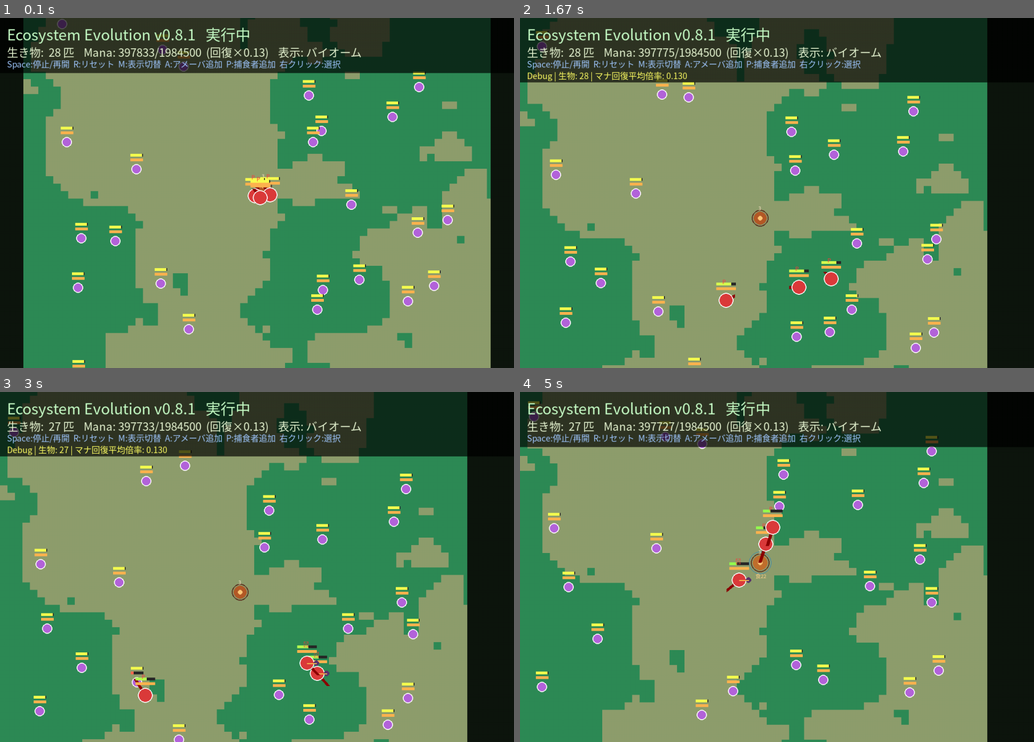
Above: before the commit, frames 1-4 (two rows, left to right).
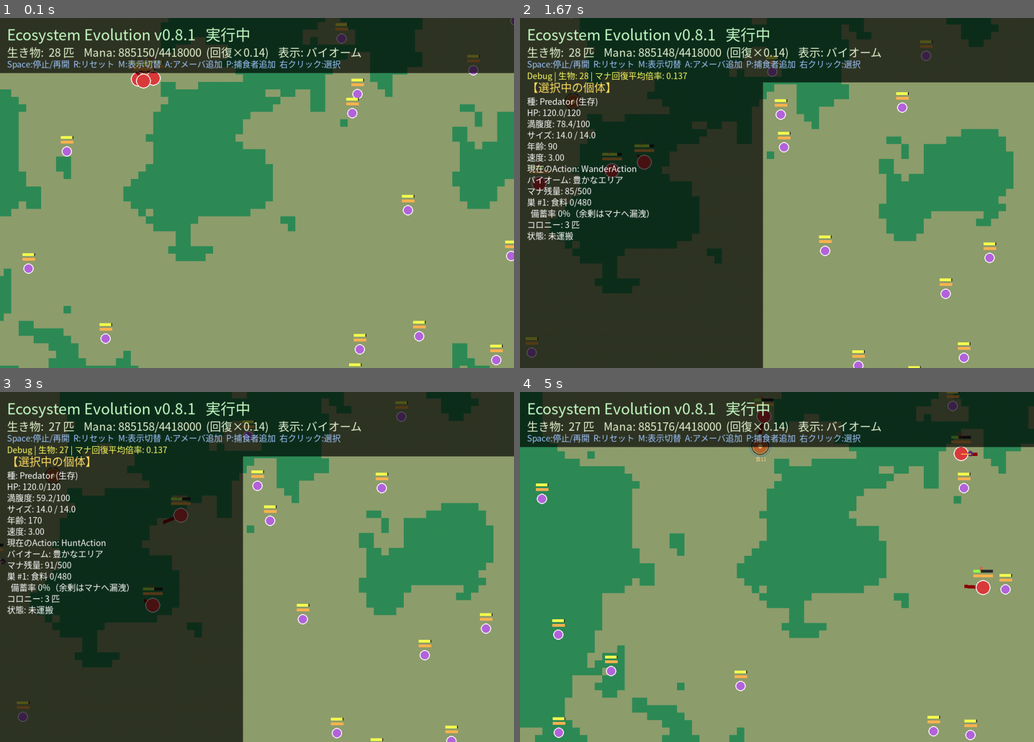
Above: after the commit, the same moments.

Repository: illuaStudio/ecosystem_evo
Game: pygame game, started from src/main.py
Same seed, same stepped clock (60 frames per second), same inputs: the game is played once before the commit and once after it.
Inputs (mouse positions are in pixels of both pictures, inside the frame that each line leads up to):
- Up to frame 1 (0.1 s): no input
- Up to frame 2 (1.67 s): press the mouse at (941, 182) at 0.37 s; move the mouse to (859, 200) at 0.47 s; release the mouse at (777, 214) at 0.6 s; tap Enter at 0.67 s; hold D 1-1.47 s; move the mouse to (854, 70) at 1.03 s; tap Space at 1.07, 1.37 s; right-click (591, 182) at 1.55 s
- Up to frame 3 (3 s): press the mouse at (71, 556) at 2.93 s
- Up to frame 4 (5 s): move the mouse to (777, 549) at 3.03 s; release the mouse at (962, 539) at 3.17 s; hold A 3.23-3.63 s; move the mouse to (874, 465) at 3.27 s; tap Space at 3.3, 3.6, 4.4, 4.7 s; press the mouse at (591, 556) at 3.7 s; move the mouse to (607, 553) at 3.8 s; release the mouse at (627, 546) at 3.93 s; right-click (730, 455) at 4.05 s; hold D 4.33-4.97 s; move the mouse to (663, 602) at 4.37 s

The runs differ from the first frame. In frame 1, 60% of the frame differs, in the area x 0-100%, y 0-100%; in frame 2, 79%; in frame 3, 78%; in frame 4, 43%.

Commit message:
ウィンドウ最大化対応

Diff:
--- a/config/worlds/world.json
+++ b/config/worlds/world.json
@@ -1,8 +1,8 @@
 {
   "name": "Grassland",
   "display_name": "草原の生態系",
-  "world_width": 1000,
-  "world_height": 1000,
+  "world_width": 1500,
+  "world_height": 1500,
   "background_color": [34, 60, 25],
 
   "mana": {
--- a/src/core/camera.py
+++ b/src/core/camera.py
@@ -23,6 +23,18 @@
         self.world = world
         self.center()
 
+    def _clamp_axis(self, pos: float, world_size: int, screen_size: int) -> float:
+        """ワールドが画面より小さいときも余白内でパンできるようクランプする。"""
+        low = min(0, world_size - screen_size)
+        high = max(0, world_size - screen_size)
+        return max(low, min(high, pos))
+
+    def _clamp_position(self) -> None:
+        if not self.world:
+            return
+        self.x = self._clamp_axis(self.x, self.world.width, self.screen_w)
+        self.y = self._clamp_axis(self.y, self.world.height, self.screen_h)
+
     def handle_event(self, event):
         if event.type == pygame.MOUSEBUTTONDOWN and event.button == 1:
             self.dragging = True
@@ -35,14 +47,17 @@
             self.x -= dx
             self.y -= dy
             self.last_pos = event.pos
-
-            # 境界制限
-            if self.world:
-                self.x = max(0, min(self.world.width - self.screen_w, self.x))
-                self.y = max(0, min(self.world.height - self.screen_h, self.y))
+            self._clamp_position()
 
     def center(self):
-        """画面を中央に配置"""
+        """ワールドを画面中央に配置（ワールドが画面より小さくても中央になる）。"""
         if self.world:
-            self.x = (self.world.width - self.screen_w) // 2
-            self.y = (self.world.height - self.screen_h) // 2
+            self.x = (self.world.width - self.screen_w) / 2
+            self.y = (self.world.height - self.screen_h) / 2
+            self._clamp_position()
+
+    def set_screen_size(self, width: int, height: int) -> None:
+        """表示領域の変更後にカメラ境界を再計算する。"""
+        self.screen_w = width
+        self.screen_h = height
+        self._clamp_position()
--- a/src/core/engine.py
+++ b/src/core/engine.py
@@ -13,11 +13,12 @@
     """メインエンジン"""
 
     def __init__(self):
-        # 画面サイズ（config.gameから取得）
-        self.screen = pygame.display.set_mode((
-            config.game["camera_width"],
-            config.game["camera_height"]
-        ))
+        # 画面サイズ（config.gameから取得）。RESIZABLE で最大化・端ドラッグを有効化
+        self._window_flags = pygame.RESIZABLE
+        self.screen = pygame.display.set_mode(
+            (config.game["camera_width"], config.game["camera_height"]),
+            self._window_flags,
+        )
         pygame.display.set_caption(
             f"{config.game['game_title']} v{config.game['version']}"
         )
@@ -46,6 +47,15 @@
         self.input_handler = InputHandler(self)
 
         self.reset_simulation()
+
+    def resize_display(self, width: int, height: int) -> None:
+        """ウィンドウリサイズ・最大化時に描画面とカメラを更新する。"""
+        width = max(320, int(width))
+        height = max(240, int(height))
+        self.screen = pygame.display.set_mode((width, height), self._window_flags)
+        self.renderer.screen = self.screen
+        self.renderer._ui_panel = None
+        self.camera.set_screen_size(width, height)
 
     def reset_simulation(self, world_name: str = "Grassland"):
         """シミュレーション初期化"""
--- a/src/core/input_handler.py
+++ b/src/core/input_handler.py
@@ -23,6 +23,9 @@
 
         if event.type == pygame.QUIT:
             return False
+
+        if event.type == pygame.VIDEORESIZE:
+            self.engine.resize_display(event.w, event.h)
 
         # カメラドラッグ操作
         self.engine.camera.handle_event(event)
